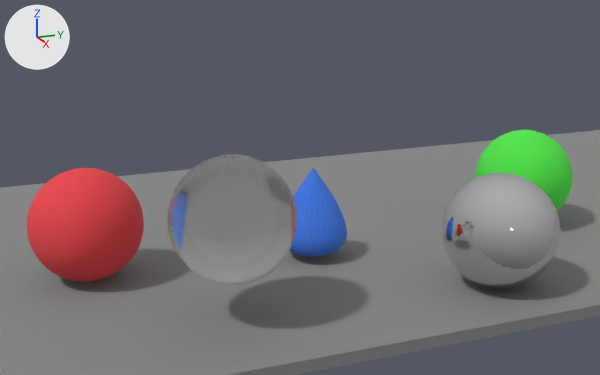
A saved change to the Blender file scenes/someobjects.blend.
Before and after are seen from a camera (50 mm lens) standing at (10.29, -7.07, 5.76) and looking at (-2.76, -1.93, 1.71). Arrows for +X, +Y and +Z are at upper left; the lights stay in place.
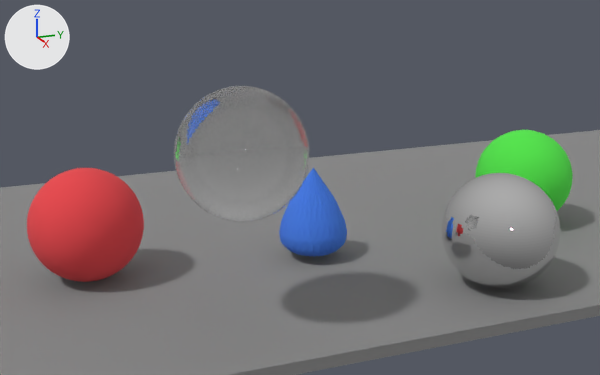
Patch to the scene script:
```diff
--- a/scenes/someobjects.blend.py
+++ b/scenes/someobjects.blend.py
@@ ob_sphere_003 @@
 ob_sphere_003 = bpy.data.objects.new('Sphere.003', me_sphere_003)
-ob_sphere_003.location = (-1.38, -3.58, 1.75)
+ob_sphere_003.location = (-1.08, -3.51, 2.84)
 _m = ob_sphere_003.modifiers.new('Subdivision', 'SUBSURF')
```

Pixel boxes [x1, y1, x2, y2] of what changed, in the pictures (600 x 375 px):
'Sphere.003', moved
    before: [167, 154, 297, 285]
    after: [174, 86, 309, 222]
